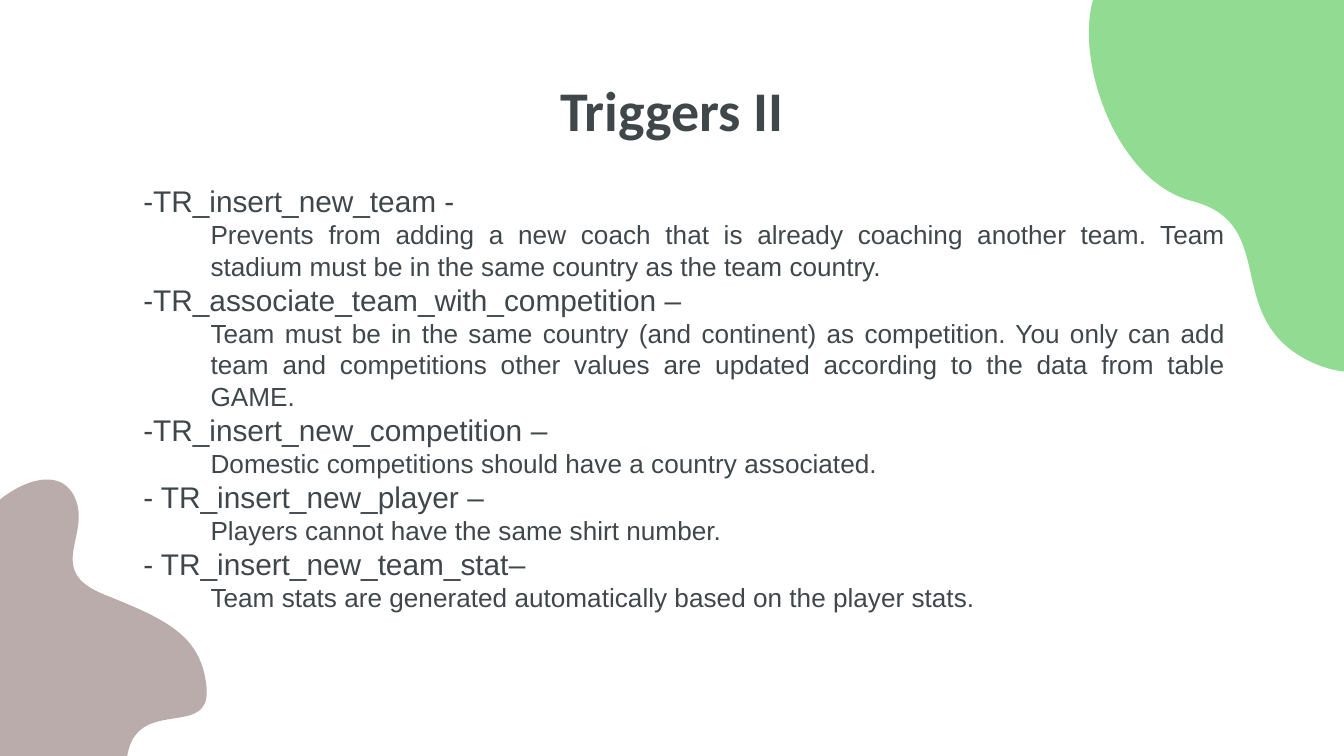
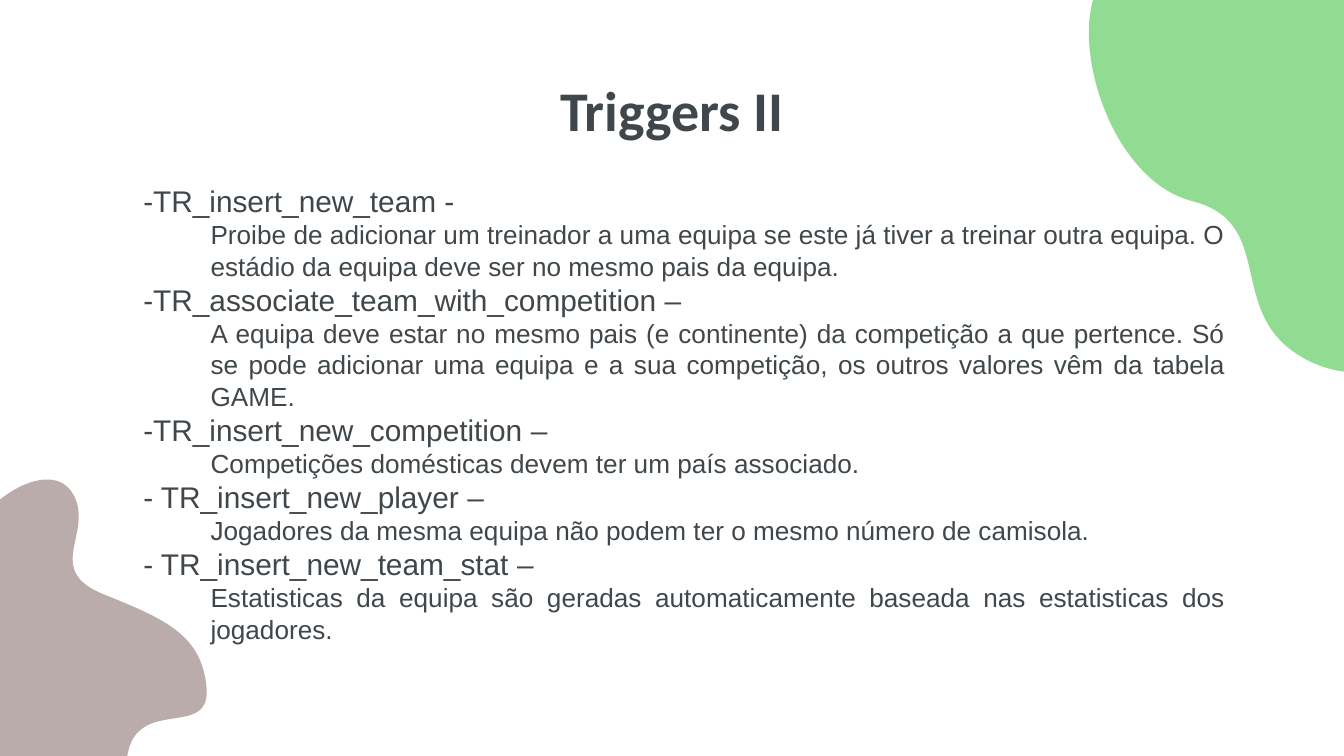
Before and after one commit to diogopjesus/bd-project, a slide deck: slide 11 of Apresentacao/ApresentacaoBD_Final.pptx. Drawn at 1344x756 pixels with LibreOffice and Linux fonts; fonts in the diff are those of the drawing. Boxes give left, top, right and bottom in pixels: in the first picture for what was removed or moved away, otherwise in the second. Text is boxed around its words. In the diff, an @@ line names an element or a change of style, - is before the commit and + after.

```diff
--- a/Apresentacao/ApresentacaoBD_Final.pptx
+++ b/Apresentacao/ApresentacaoBD_Final.pptx
@@ text at [211,224,1223,281]: text changed @@
-  – Prevents from adding a new coach that is already coaching another team. Team stadium must be in the same country as the team country.
+  – Proibe de adicionar um treinador a uma equipa se este já tiver a treinar outra equipa. O estádio da equipa deve ser no mesmo pais da equipa.
@@ text at [211,323,1224,407]: text changed @@
-  – Team must be in the same country (and continent) as competition. You only can add team and competitions other values are updated according to the data from table GAME.
+  – A equipa deve estar no mesmo pais (e continente) da competição a que pertence. Só se pode adicionar uma equipa e a sua competição, os outros valores vêm da tabela GAME.
@@ text at [211,453,859,479]: text changed @@
-  – Domestic competitions should have a country associated.
+  – Competições domésticas devem ter um país associado.
@@ text at [161,520,1224,644]: text changed @@
-  – Players cannot have the same shirt number.
-– - TR_insert_new_team_stat–
-  – Team stats are generated automatically based on the player stats.
+  – Jogadores da mesma equipa não podem ter o mesmo número de camisola.
+– - TR_insert_new_team_stat –
+  – Estatisticas da equipa são geradas automaticamente baseada nas estatisticas dos jogadores.
```
Also in this commit, not shown: 2 other slides changed, 2 slides added, 3 slides removed, 1 other file.
